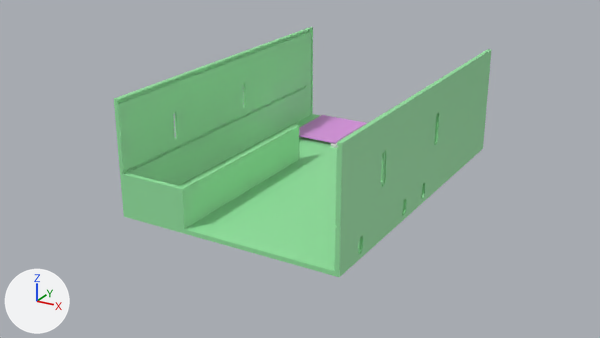
Renders of the Blender file doc/FloppyTurm3.blend from each side of a commit.
Before and after are seen from the file's camera 'Camera'. Lighting does not change. The marker at lower left points along +X, +Y and +Z.

The first picture shows 'Einschub1.001', 'Einschub1.002', 'Housing', 'diymore.001'.
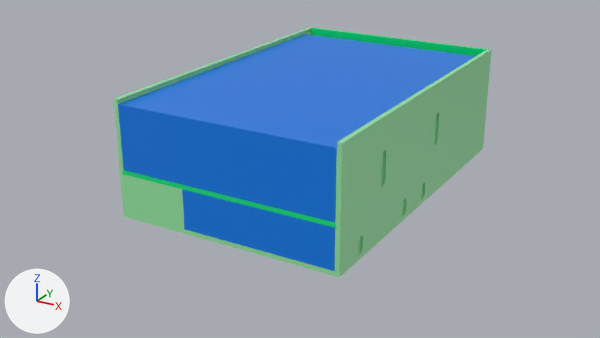
Commit message: housing draft

Diff of the bpy script that builds the scene:
```diff
--- a/doc/FloppyTurm3.blend.py
+++ b/doc/FloppyTurm3.blend.py
@@ ob_deckel_001 @@
 ob_deckel_001.location = (0.0, 0.0, -0.042)
-ob_deckel_001.hide_set(True)
@@ ob_deckel_002 @@
 _m = ob_deckel_002.modifiers.new('BTool_Cylinder.007', 'BOOLEAN')
 _m.object = ob_cylinder_007
-ob_deckel_002.hide_set(True)
@@ ob_3_5 @@
 ob_3_5.scale = (1.0, 0.9, 1.0)
-ob_3_5.hide_set(True)
@@ ob_5_25 @@
 ob_5_25.location = (0.0, 0.0, 0.0315)
-ob_5_25.hide_set(True)
```

Where the change shows, as pixel boxes (x1, y1, x2, y2) in the pictures (600 x 338 px):
'5.25', shown (blue): after (118, 34, 476, 222)
'3.5', shown (blue): after (182, 189, 335, 271)
'Deckel.002', shown (green): after (310, 28, 487, 56)
'Deckel.001', shown (green): after (123, 170, 337, 228)
'Einschub1.001', unchanged, covered by the edit: before (178, 125, 299, 229); after (178, 188, 184, 229)
'diymore.001', unchanged, covered by the edit: before (299, 115, 367, 144)
